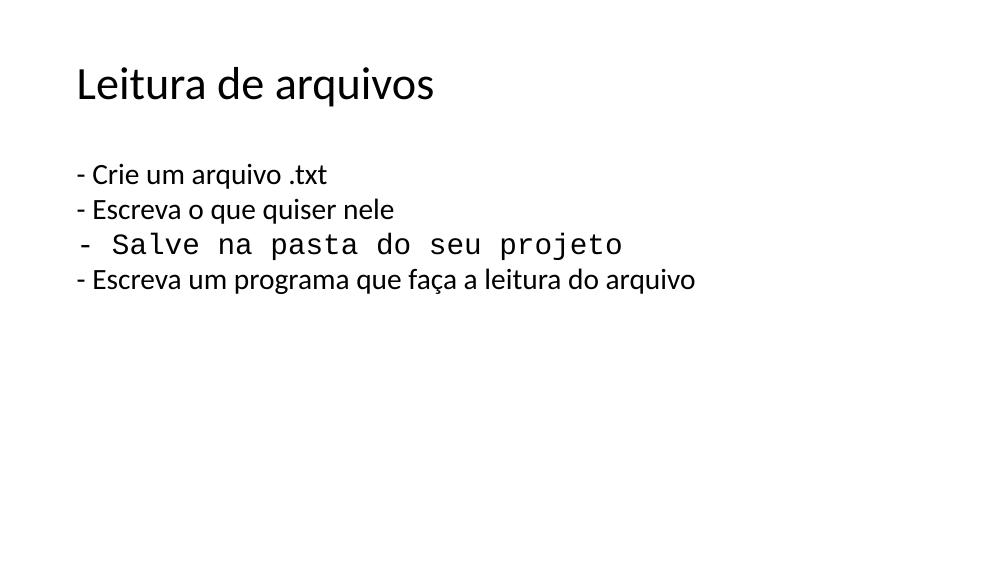
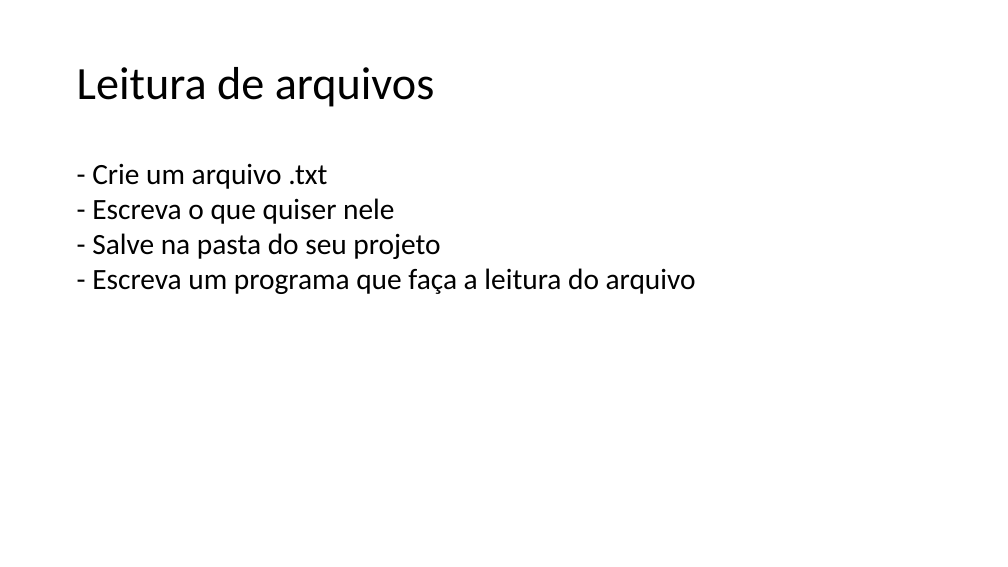
Before and after one commit to lidimayra/basic-stats, a slide deck: slide 8 of presentation.pptx. Drawn at 1008x567 pixels with LibreOffice and Linux fonts; fonts in the diff are those of the drawing. Boxes give left, top, right and bottom in pixels: in the first picture for what was removed or moved away, otherwise in the second. Text is boxed around its words. In the diff, an @@ line names an element or a change of style, - is before the commit and + after.

```diff
--- a/presentation.pptx
+++ b/presentation.pptx
@@ text at (92, 233, 440, 259): font Courier New to Calibri in "- Salve na pasta do seu projeto" @@
```
Also in this commit, not shown: 5 other slides changed.
